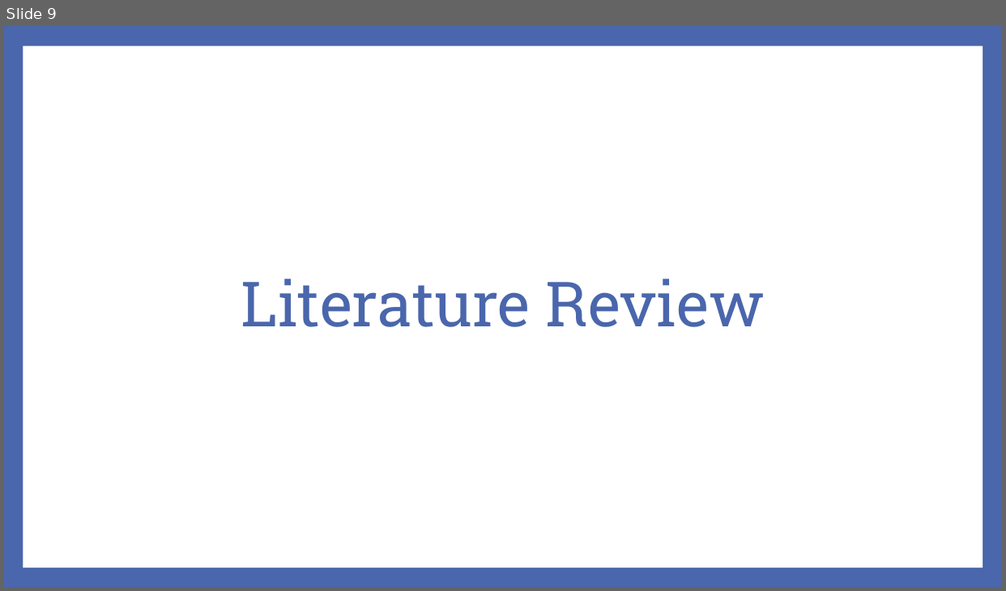
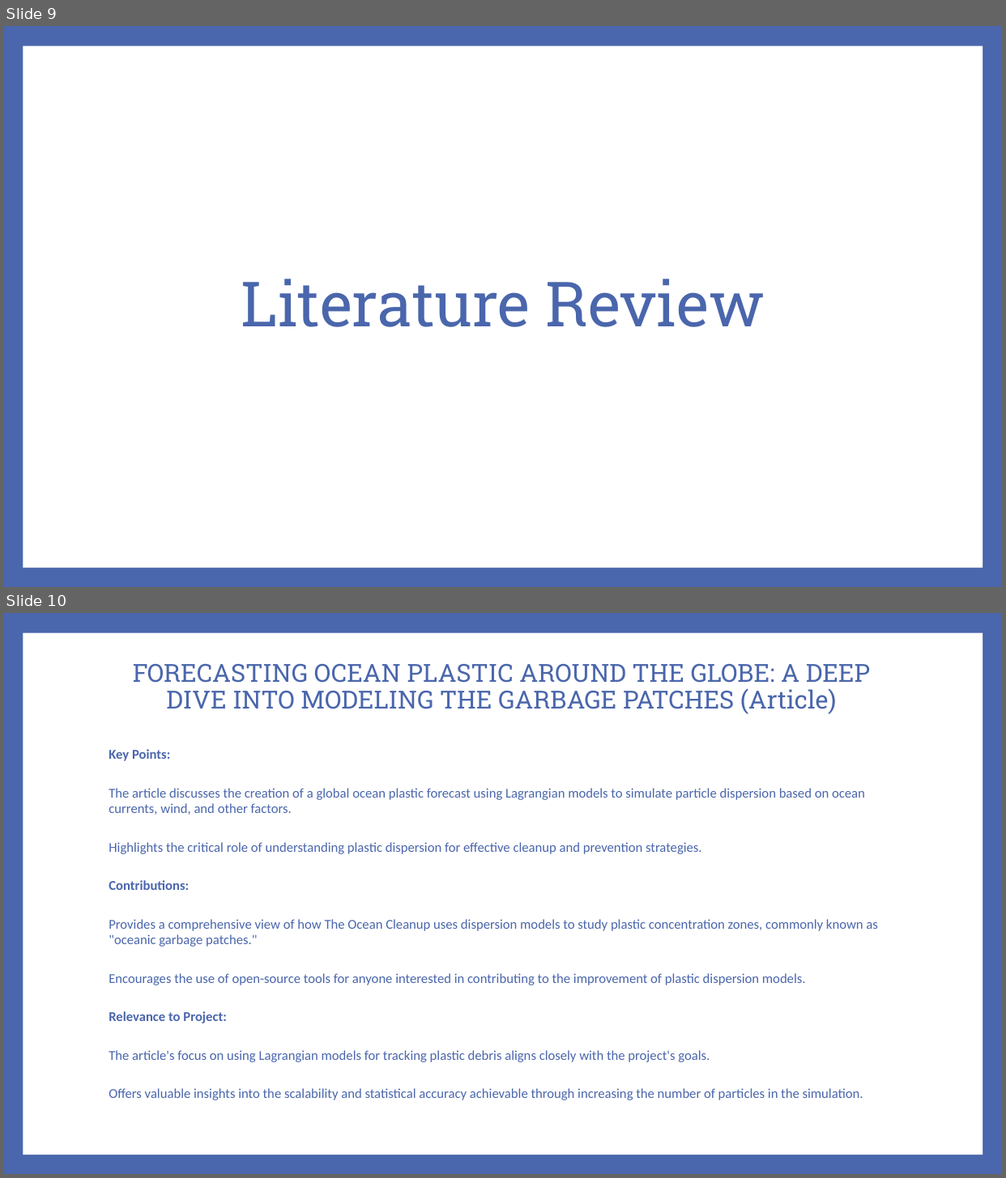
Before and after one commit to markdingli18/FYP_Mark_Dingli, a slide deck: Documents/FYP/powerpoint.pptx. Shown one above the other, each under a label of ours: slide 9 before the commit, slides 9 and 10 after it. The pictures are 1006x591 and 1006x1178 pixels, drawn with LibreOffice and Linux fonts; fonts in the diff are those of the drawing. Boxes give left, top, right and bottom in pixels: in the first picture for what was removed or moved away, otherwise in the second. Text is boxed around its words. In the diff, an @@ line names an element or a change of style, - is before the commit and + after.

```diff
--- a/Documents/FYP/powerpoint.pptx
+++ b/Documents/FYP/powerpoint.pptx
@@ slide 10 added at <box>4,613,1002,1174</box>, background #4A66AC; not listed: 1 template element that a slide beside it also shows @@
@@ title added at <box>133,664,870,714</box>, 24 pt, text #4A66AC @@
+FORECASTING OCEAN PLASTIC AROUND THE GLOBE: A DEEP DIVE INTO MODELING THE GARBAGE PATCHES (Article)
@@ text added at <box>108,749,878,1101</box>, 12.9 pt, text #4A66AC @@
+Key Points:
+The article discusses the creation of a global ocean plastic forecast using Lagrangian models to simulate particle dispersion based on ocean currents, wind, and other factors.
+Highlights the critical role of understanding plastic dispersion for effective cleanup and prevention strategies.
+Contributions:
+Provides a comprehensive view of how The Ocean Cleanup uses dispersion models to study plastic concentration zones, commonly known as "oceanic garbage patches."
+Encourages the use of open-source tools for anyone interested in contributing to the improvement of plastic dispersion models.
+Relevance to Project:
+The article's focus on using Lagrangian models for tracking plastic debris aligns closely with the project's goals.
+Offers valuable insights into the scalability and statistical accuracy achievable through increasing the number of particles in the simulation.
```
Also in this commit, not shown: 1 slide changed, 16 other slides added, 1 slide removed.
